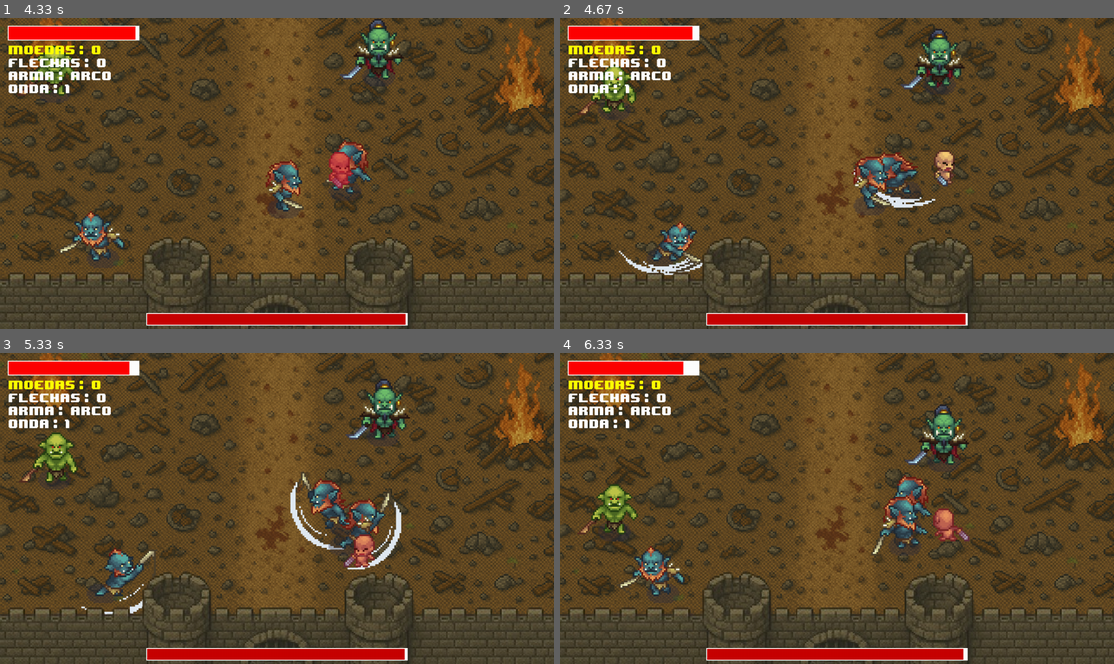
Above: before the commit, frames 1-4 (two rows, left to right).
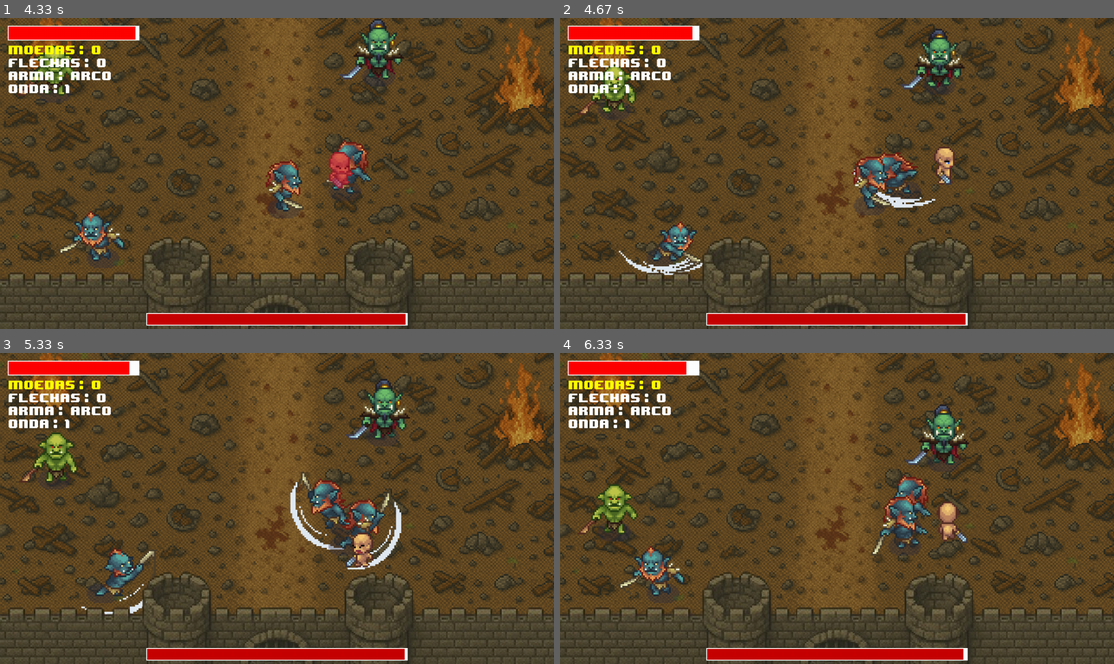
Above: after the commit, the same moments.

Repository: raphaelcseb/Pygame-Dungeon-Defenders
Game: pygame game, started from jogo.py
The game is run twice, just before and just after one commit, with the same random seed, the same clock (stepped at 60 frames per second) and the same inputs.
Inputs:
- Up to frame 1 (4.33 s): tap Space at 0.33, 0.67, 1.07, 1.37, 1.57, 1.9, 2.2, 2.4, 2.7, 2.97, 3.3, 3.6, 3.73, 4.13 s; hold Right 1-1.47 s; hold Up 1.5-1.8 s; hold Right 1.83-2.3 s; tap 2 at 1.98, 3.38 s; hold Left 2.33-2.87 s; hold Down 2.9-3.2 s; hold Left 3.23-3.63 s; hold Up 3.67-4.03 s; hold Right from 4.07 s (still down)
- Up to frame 2 (4.67 s): keep holding Right; tap Space at 4.43 s
- Up to frame 3 (5.33 s): release Right at 4.7 s; hold Down 4.73-5.1 s; tap Space at 4.8, 5.2 s; tap 2 at 4.88 s; hold Left from 5.13 s (still down)
- Up to frame 4 (6.33 s): tap Space at 5.5, 5.7, 6, 6.2 s; release Left at 5.6 s; hold Right 5.63-6.1 s; hold Up from 6.13 s (still down); tap 2 at 6.28 s

Frame 1 is identical in both runs. In frame 2, 0.3% of the frame differs, in the area x 67-72%, y 41-55%; in frame 3, 0.4%; in frame 4, 0.5%, in the area x 22-74%, y 2-62%.

Commit message:
arrumando

Diff:
--- a/jogo.py
+++ b/jogo.py
@@ -742,7 +742,7 @@
     ultimo_spawn_moeda_ceu = pygame.time.get_ticks()
     intervalo_moeda_ceu = 10000
     estado_de_jogo.imune_a_explosao = False
-    dano_intervalo = 100
+    dano_intervalo = 600
     cooldown_ataque = 500
     ultimo_ataque = 0
     relogio = pygame.time.Clock()
@@ -1265,8 +1265,6 @@
 
 
             pygame.draw.circle(tela, (255, 0, 0), (int(efeito['x']), int(efeito['y'])), 6)
-            pygame.draw.rect(tela, (0, 0, 255), pygame.Rect(efeito['x'], efeito['y'], 12, 12), 2)
-
 
         tela.blit(overlay_castelo, (0, tela_altura - overlay_castelo.get_height()))
         vida_castelo(tela)
